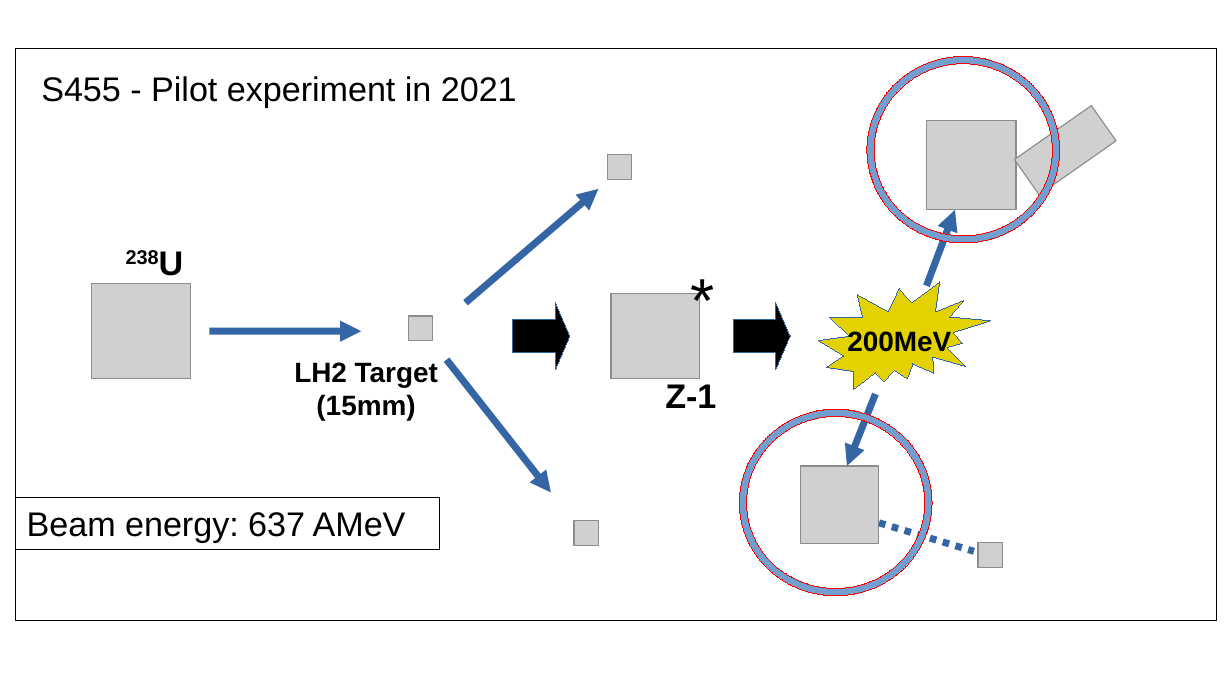
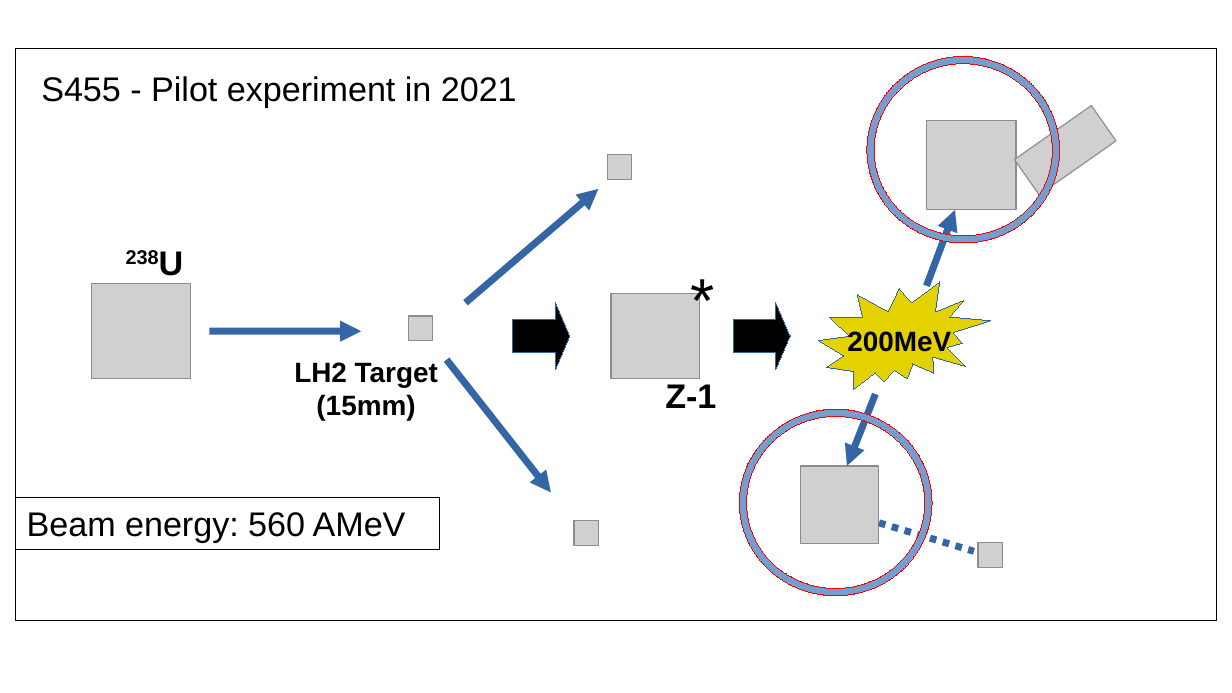
Before and after one commit to jenegger/phd_thesis, a slide deck: slide 1 of latex_template/Figures/overview_exp_2021_s455.odp. Drawn at 1232x693 pixels with LibreOffice and Linux fonts; fonts in the diff are those of the drawing; grey boxes stand for pictures. Boxes give left, top, right and bottom in pixels: in the first picture for what was removed or moved away, otherwise in the second. Text is boxed around its words. In the diff, an @@ line names an element or a change of style, - is before the commit and + after.

```diff
--- a/latex_template/Figures/overview_exp_2021_s455.odp
+++ b/latex_template/Figures/overview_exp_2021_s455.odp
@@ text in rectangle at [27, 512, 406, 543]: text changed @@
-Beam energy: 637 AMeV
+Beam energy: 560 AMeV
```
Also in this commit, not shown: 11 other files.
